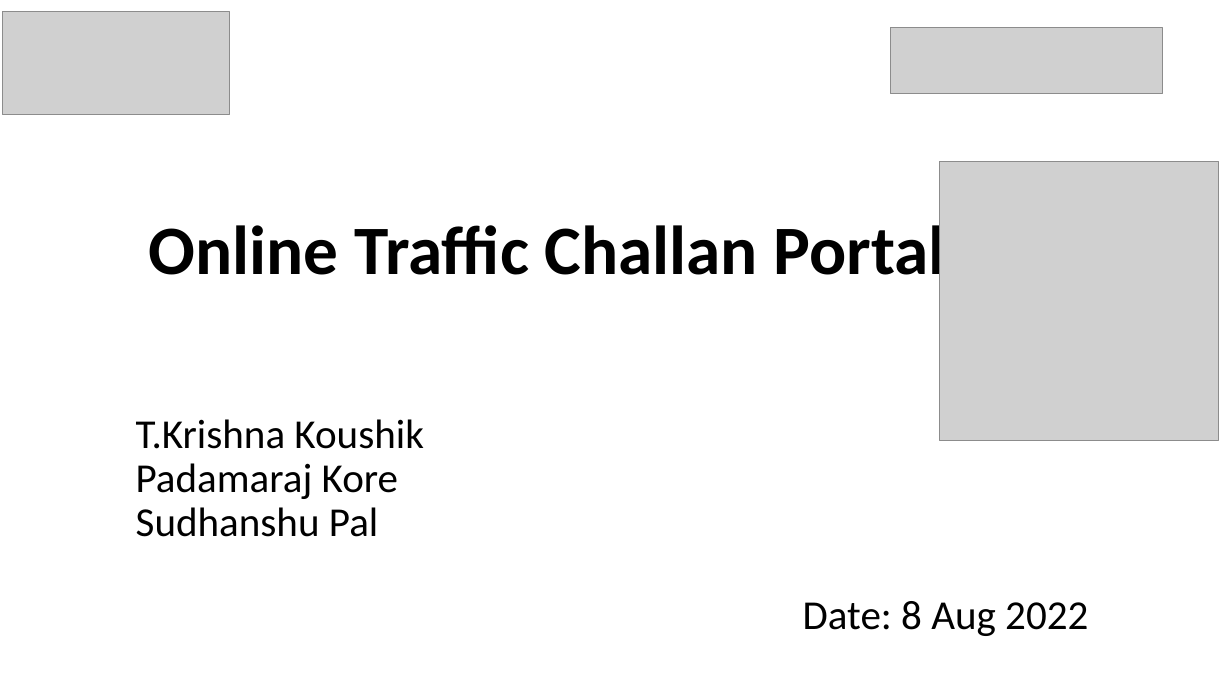
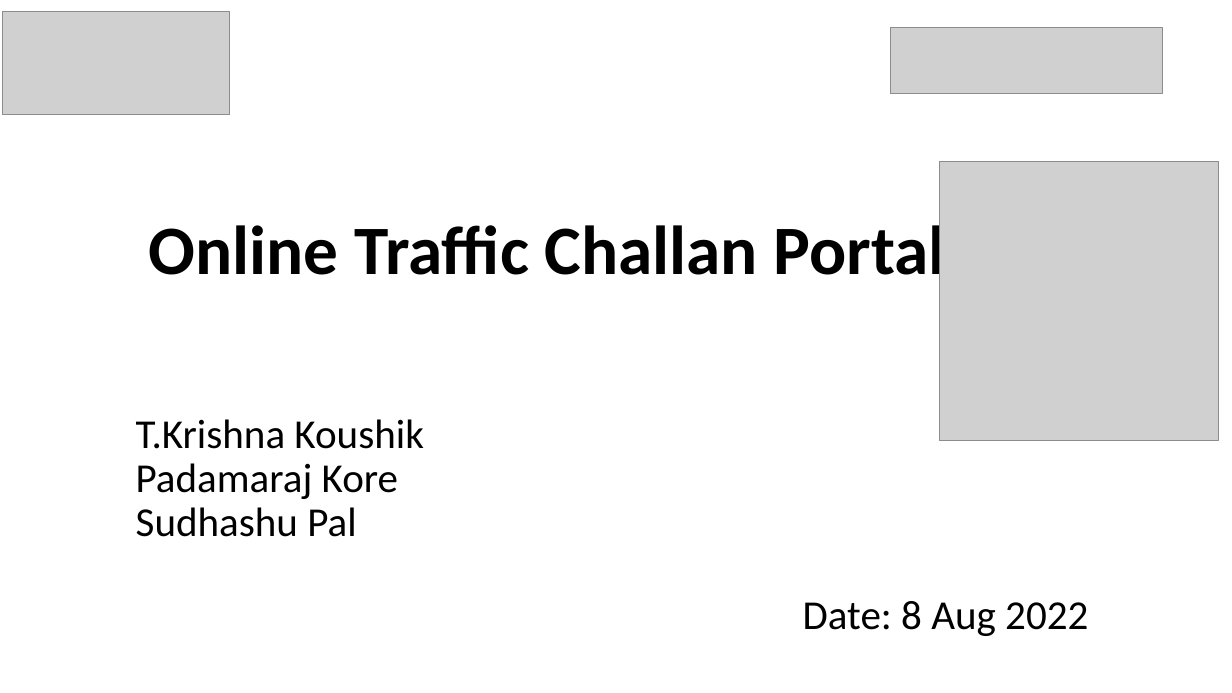
Before and after one commit to Sudhanshup7408/OnlineTrafficChallanPortal, a slide deck: slide 1 of MajorProject.pptx. Drawn at 1232x693 pixels with LibreOffice and Linux fonts; fonts in the diff are those of the drawing; grey boxes stand for pictures; background and template pictures are left out. Boxes give left, top, right and bottom in pixels: in the first picture for what was removed or moved away, otherwise in the second. Text is boxed around its words. In the diff, an @@ line names an element or a change of style, - is before the commit and + after.

Commit message:
Add files via upload
Presentation

```diff
--- a/MajorProject.pptx
+++ b/MajorProject.pptx
@@ title at (136, 419, 423, 537): text changed @@
-T.Krishna Koushik
-Padamaraj Kore
-Sudhanshu Pal
+T.Krishna Koushik
+Padamaraj Kore
+Sudhashu Pal
```
Also in this commit, not shown: 2 other slides changed, 1 slide removed.
